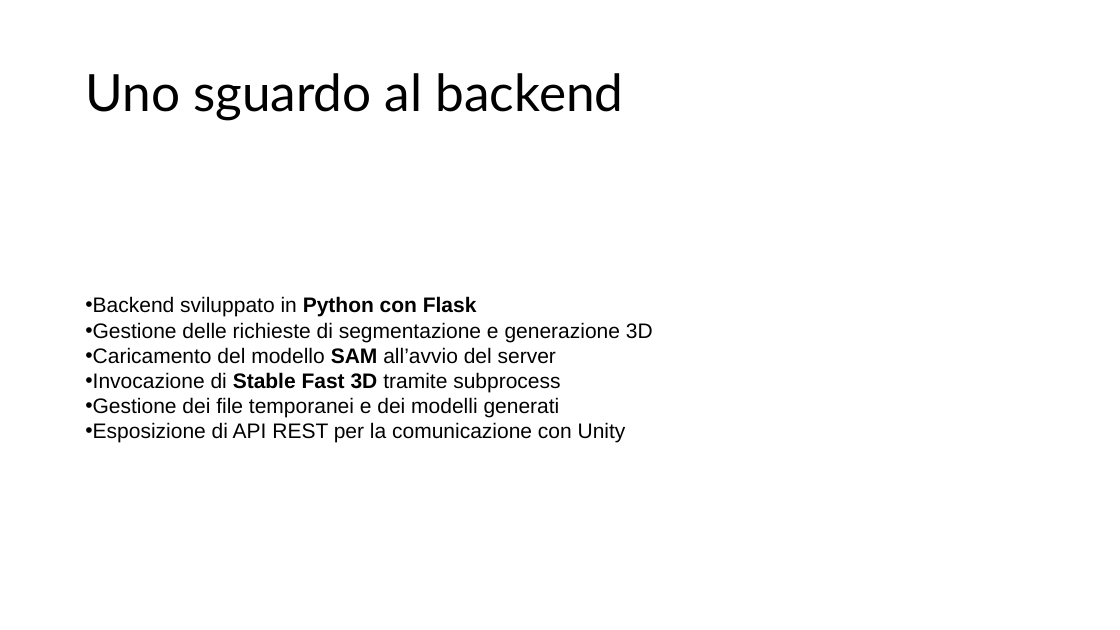
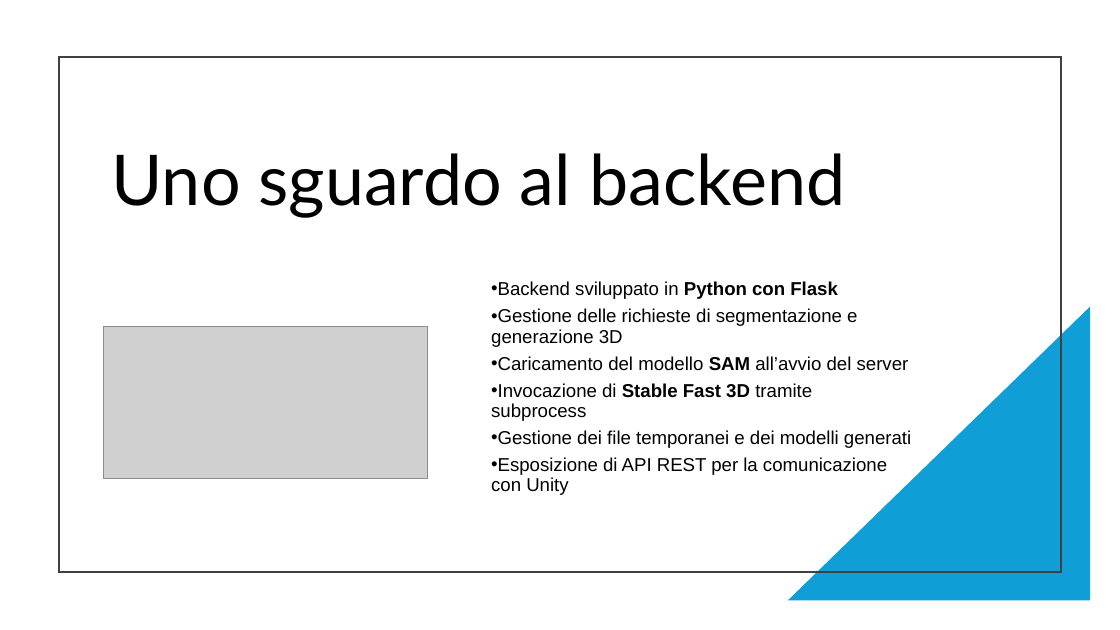
Before and after one commit to divitamarco/DigitalTwinSimulator, a slide deck: slide 5 of relazione/DigitalTwinSimulator.pptx (slide 6 before the commit). Drawn at 1120x630 pixels with LibreOffice and Linux fonts; fonts in the diff are those of the drawing; grey boxes stand for pictures. Boxes give left, top, right and bottom in pixels: in the first picture for what was removed or moved away, otherwise in the second. Text is boxed around its words. In the diff, an @@ line names an element or a change of style, - is before the commit and + after.

```diff
--- a/relazione/DigitalTwinSimulator.pptx
+++ b/relazione/DigitalTwinSimulator.pptx
@@ rectangle added at [59, 57, 1061, 572], outline #404040 1.5 pt @@
@@ title "Uno sguardo al backend": place and size @@
-title "Uno sguardo al backend" at [85, 73, 624, 120]
+title "Uno sguardo al backend" at [112, 153, 845, 218]
@@ title "Uno sguardo al backend" at [112, 153, 845, 218]: size 44 to 60 pt @@
@@ text "Backend sviluppato in Python con ...": place and size @@
-text "Backend sviluppato in Python con ..." at [85, 296, 653, 443]
+text "Backend sviluppato in Python con ..." at [491, 281, 911, 495]
@@ text "Backend sviluppato in Python con ..." at [491, 281, 911, 495]: size 18 to 16 pt; line spacing 1 to 0.9; more space between paragraphs; vertical alignment middle to top @@
@@ picture added at [103, 327, 428, 479] @@
@@ right triangle added at [788, 307, 1091, 601], fill #0F9ED5 @@
```
Also in this commit, not shown: 8 other slides changed, 2 slides removed.
